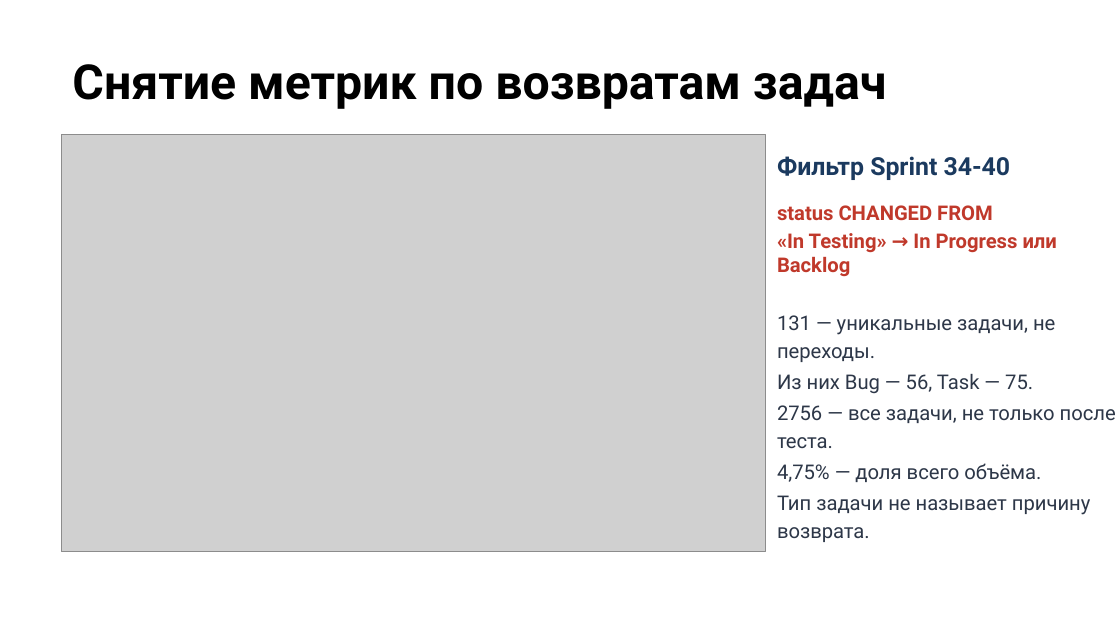
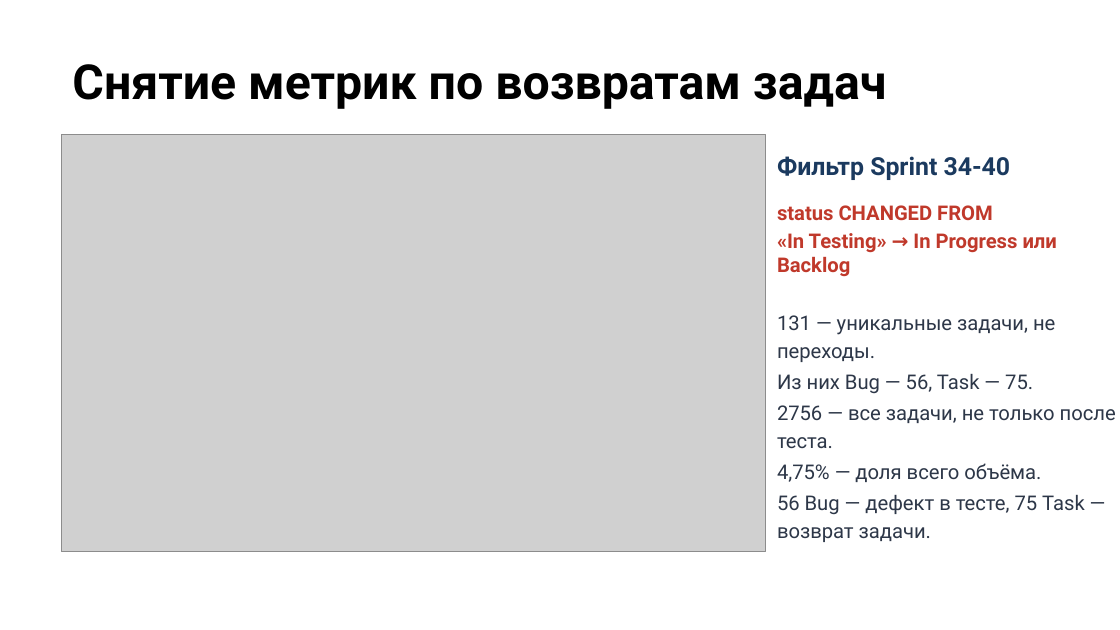
Before and after one commit to camelot270/otus_work, a slide deck: slide 8 of docs/Защита проекта. Петров Н.И..pptx. Drawn at 1120x630 pixels with LibreOffice and Linux fonts; fonts in the diff are those of the drawing; grey boxes stand for pictures; background and template pictures are left out. Boxes give left, top, right and bottom in pixels: in the first picture for what was removed or moved away, otherwise in the second. Text is boxed around its words. In the diff, an @@ line names an element or a change of style, - is before the commit and + after.

```diff
--- a/docs/Защита проекта. Петров Н.И..pptx
+++ b/docs/Защита проекта. Петров Н.И..pptx
@@ text at (x1=777, y1=495, x2=1085, y2=542): text changed @@
-Тип задачи не называет причину возврата.
+56 Bug — дефект в тесте, 75 Task — возврат задачи.
```
Also in this commit, not shown: 2 other slides changed.
